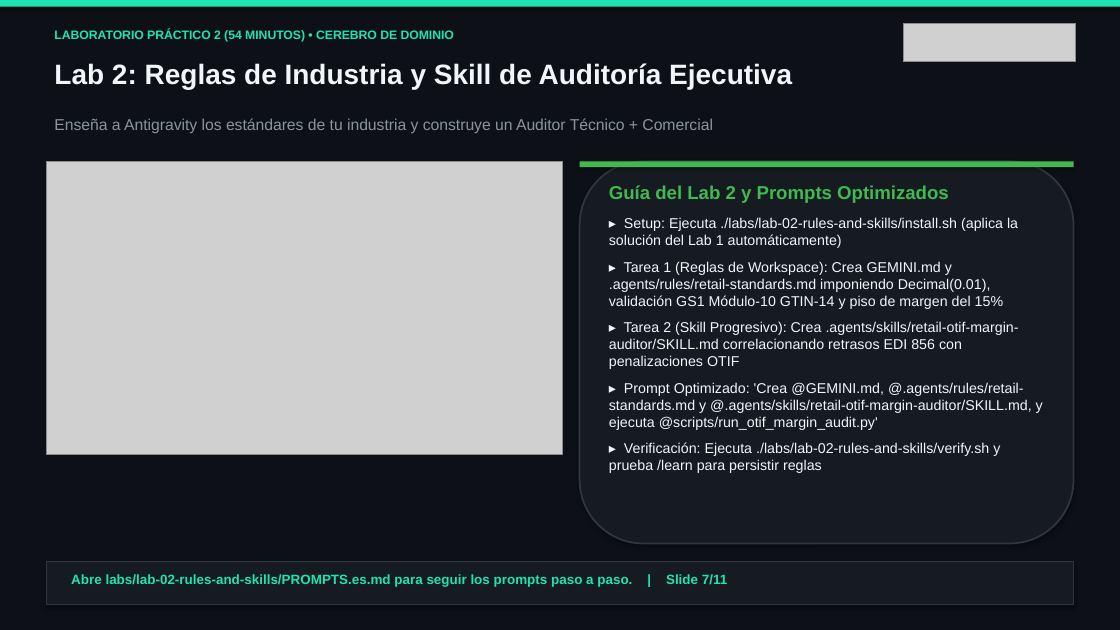
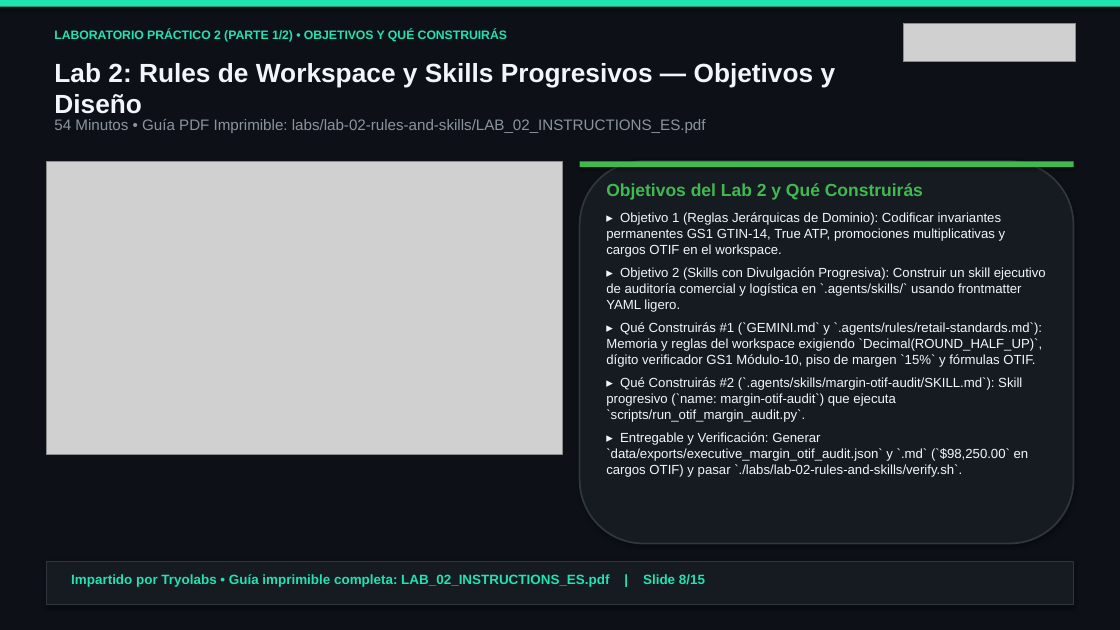
Before and after one commit to tryolabs/antigravity-workshop-retail, a slide deck: slide 8 of slides/antigravity_retail_workshop_es.pptx (slide 7 before the commit). Drawn at 1120x630 pixels with LibreOffice and Linux fonts; fonts in the diff are those of the drawing; grey boxes stand for pictures. Boxes give left, top, right and bottom in pixels: in the first picture for what was removed or moved away, otherwise in the second. Text is boxed around its words. In the diff, an @@ line names an element or a change of style, - is before the commit and + after.

Commit message:
Add Tryolabs-branded Lab Instruction PDFs, branded docs, and 15-slide presentations with Lab Objectives, What You Will Build & Step-by-Step Instructions

```diff
--- a/slides/antigravity_retail_workshop_es.pptx
+++ b/slides/antigravity_retail_workshop_es.pptx
@@ text at [54,30,507,42]: text changed @@
-LABORATORIO PRÁCTICO 2 (54 MINUTOS) • CEREBRO DE DOMINIO
+LABORATORIO PRÁCTICO 2 (PARTE 1/2) • OBJETIVOS Y QUÉ CONSTRUIRÁS
@@ text at [54,63,836,114]: text changed; size 24 to 22.5 pt @@
-Lab 2: Reglas de Industria y Skill de Auditoría Ejecutiva
+Lab 2: Rules de Workspace y Skills Progresivos — Objetivos y Diseño
@@ text at [54,119,706,133]: text changed; size 13.5 to 13 pt @@
-Enseña a Antigravity los estándares de tu industria y construye un Auditor Técnico + Comercial
+54 Minutos • Guía PDF Imprimible: labs/lab-02-rules-and-skills/LAB_02_INSTRUCTIONS_ES.pdf
@@ text at [606,183,1046,477]: text changed; size 12.2 to 11.3 pt @@
-Guía del Lab 2 y Prompts Optimizados
-▸ Setup: Ejecuta ./labs/lab-02-rules-and-skills/install.sh (aplica la solución del Lab 1 automáticamente)
-▸ Tarea 1 (Reglas de Workspace): Crea GEMINI.md y .agents/rules/retail-standards.md imponiendo Decimal(0.01), validación GS1 Módulo-10 GTIN-14 y piso de margen del 15%
-▸ Tarea 2 (Skill Progresivo): Crea .agents/skills/retail-otif-margin-auditor/SKILL.md correlacionando retrasos EDI 856 con penalizaciones OTIF
-▸ Prompt Optimizado: 'Crea @GEMINI.md, @.agents/rules/retail-standards.md y @.agents/skills/retail-otif-margin-auditor/SKILL.md, y ejecuta @scripts/run_otif_margin_audit.py'
-▸ Verificación: Ejecuta ./labs/lab-02-rules-and-skills/verify.sh y prueba /learn para persistir reglas
+Objetivos del Lab 2 y Qué Construirás
+▸ Objetivo 1 (Reglas Jerárquicas de Dominio): Codificar invariantes permanentes GS1 GTIN-14, True ATP, promociones multiplicativas y cargos OTIF en el workspace.
+▸ Objetivo 2 (Skills con Divulgación Progresiva): Construir un skill ejecutivo de auditoría comercial y logística en `.agents/skills/` usando frontmatter YAML ligero.
+▸ Qué Construirás #1 (`GEMINI.md` y `.agents/rules/retail-standards.md`): Memoria y reglas del workspace exigiendo `Decimal(ROUND_HALF_UP)`, dígito verificador GS1 Módulo-10, piso de margen `15%` y fórmulas OTIF.
+▸ Qué Construirás #2 (`.agents/skills/margin-otif-audit/SKILL.md`): Skill progresivo (`name: margin-otif-audit`) que ejecuta `scripts/run_otif_margin_audit.py`.
+▸ Entregable y Verificación: Generar `data/exports/executive_margin_otif_audit.json` y `.md` (`$98,250.00` en cargos OTIF) y pasar `./labs/lab-02-rules-and-skills/verify.sh`.
@@ text at [71,574,705,587]: text changed @@
-Abre labs/lab-02-rules-and-skills/PROMPTS.es.md para seguir los prompts paso a paso. | Slide 7/11
+Impartido por Tryolabs • Guía imprimible completa: LAB_02_INSTRUCTIONS_ES.pdf | Slide 8/15
```
Also in this commit, not shown: 10 other slides changed, 4 slides added, 35 other files.
